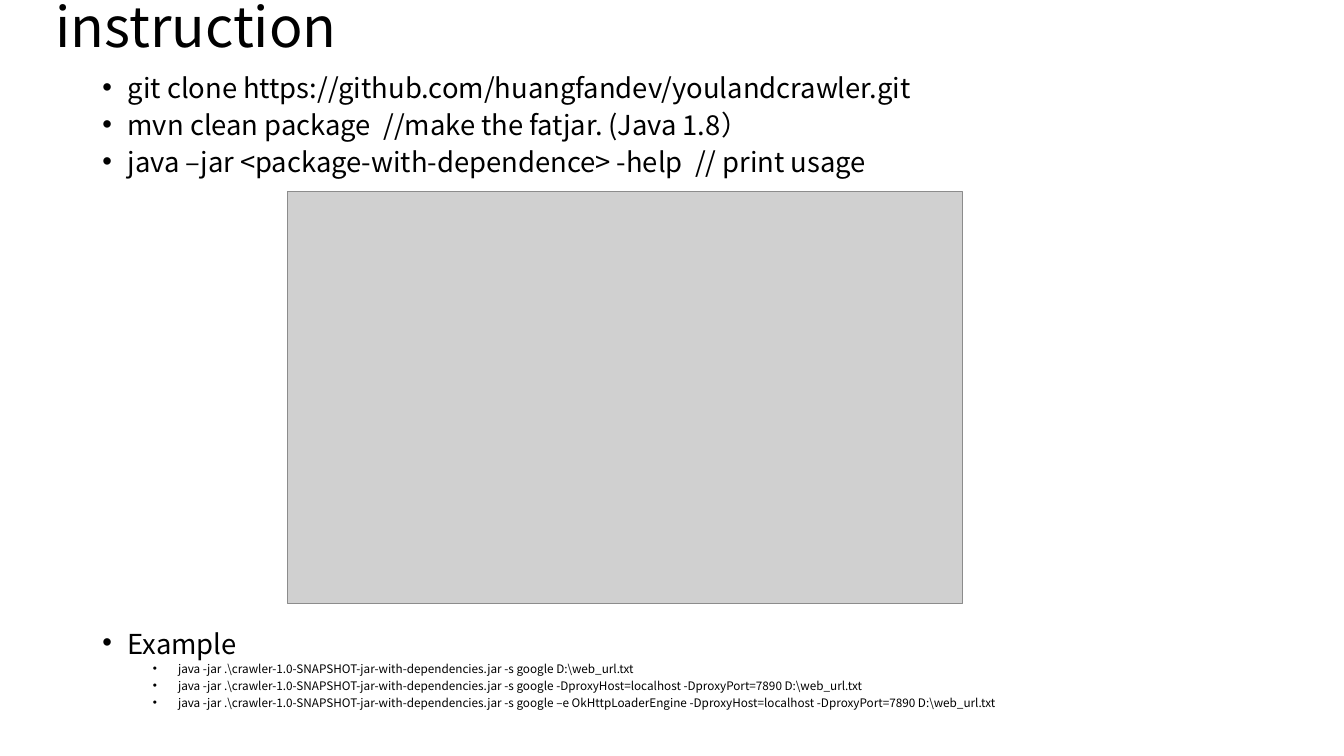
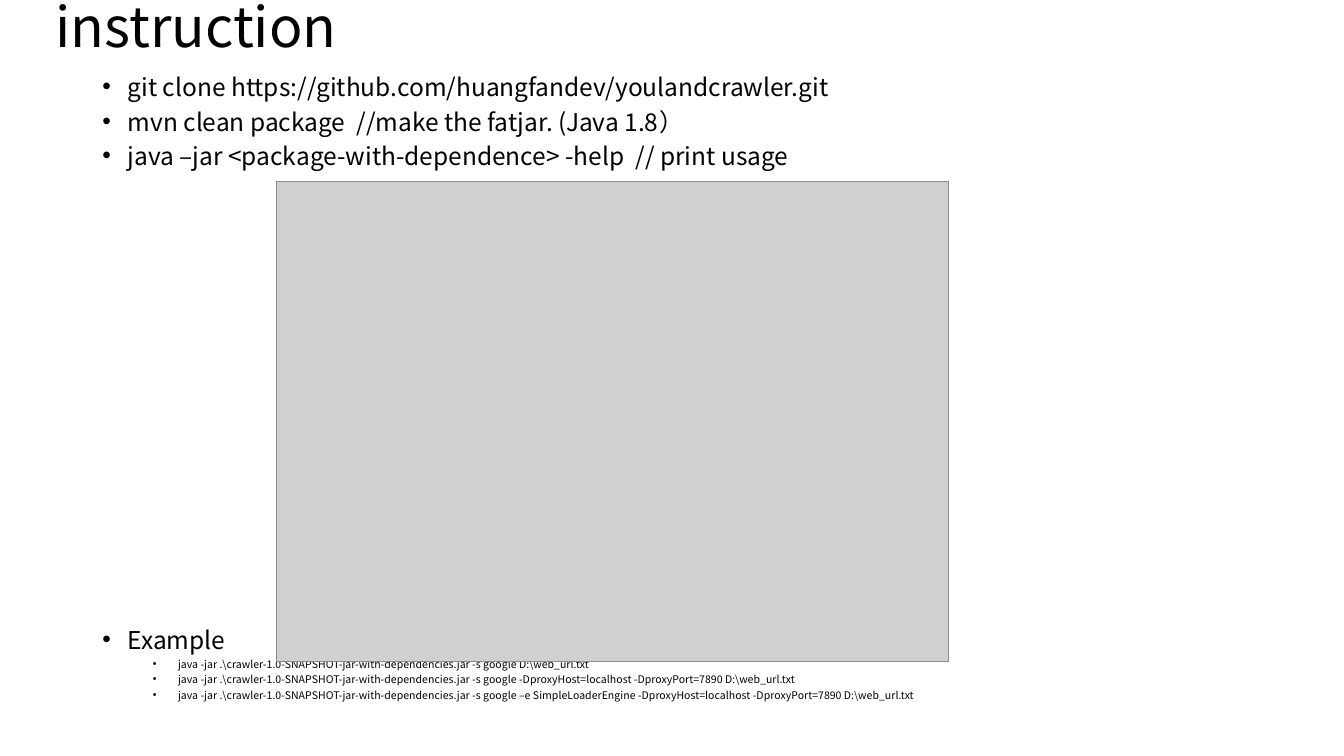
Before and after one commit to huangfandev/youlandcrawler, a slide deck: slide 3 of youland-crawler.pptx. Drawn at 1344x756 pixels with LibreOffice and Linux fonts; fonts in the diff are those of the drawing; grey boxes stand for pictures. Boxes give left, top, right and bottom in pixels: in the first picture for what was removed or moved away, otherwise in the second. Text is boxed around its words. In the diff, an @@ line names an element or a change of style, - is before the commit and + after.

Commit message:
change doc

```diff
--- a/youland-crawler.pptx
+++ b/youland-crawler.pptx
@@ text at (128, 76, 828, 686): size 19.6 to 17.5 pt in "git clone https://github.com/huangfandev/youlandcrawler.git", "mvn clean package //make the fatjar. (Java ...", "java –jar <package-with-dependence> -help // print usage", "Example"; size 8.4 to 7.5 pt in "java -jar .\crawler-1.0-SNAPSHOT-jar-with-dependencies.jar - ...", "java -jar .\crawler-1.0-SNAPSHOT-jar-with-dependencies.jar - ..." @@
@@ picture: place and size @@
-picture at (287, 192, 963, 603)
+picture at (277, 181, 949, 661)
@@ text at (178, 690, 914, 702): text changed; size 8.4 to 7.5 pt @@
-  • java -jar .\crawler-1.0-SNAPSHOT-jar-with-dependencies.jar -s google –e OkHttpLoaderEngine -DproxyHost=localhost -DproxyPort=7890 D:\web_url.txt
+  • java -jar .\crawler-1.0-SNAPSHOT-jar-with-dependencies.jar -s google –e SimpleLoaderEngine -DproxyHost=localhost -DproxyPort=7890 D:\web_url.txt
```
Also in this commit, not shown: 1 other slide changed.
